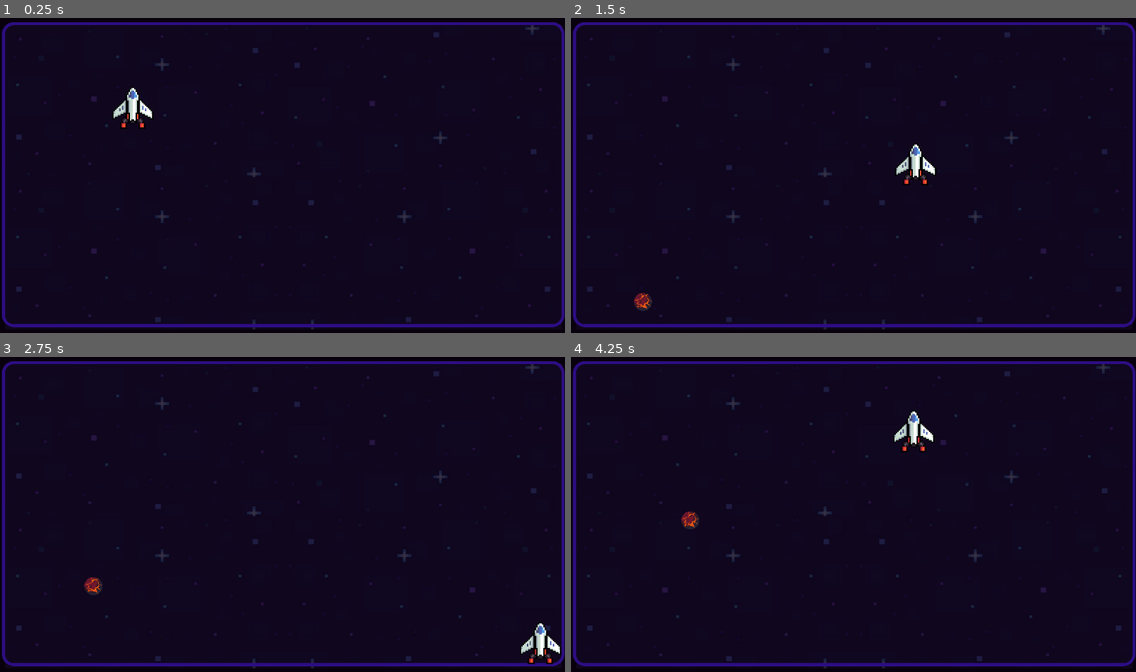
Above: before the commit, frames 1-4 (two rows, left to right).
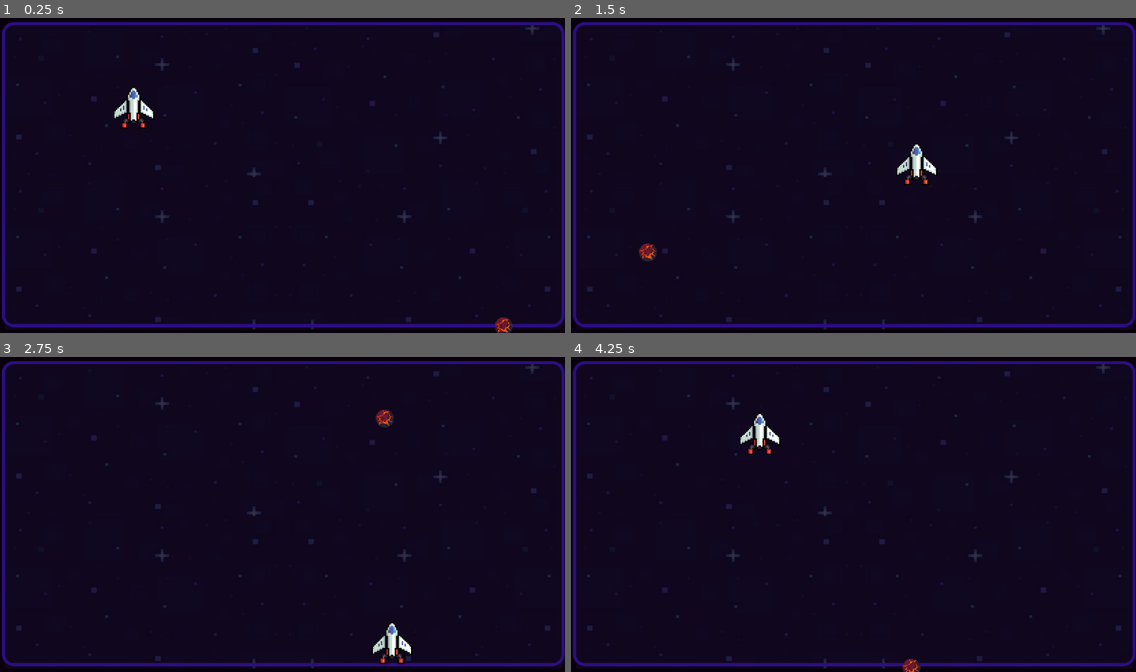
Above: after the commit, the same moments.

Repository: Guilherme-Abraao/ux-game
Game: Godot game, scene res://sapace.tscn
The game is run twice, just before and just after one commit, with the same random seed, the same clock (stepped at 60 frames per second) and the same inputs.
Inputs:
- Up to frame 1 (0.25 s): no input
- Up to frame 2 (1.5 s): hold Right (ui_right) 0.53-1.28 s; hold Down (ui_down) from 1.28 s (still down)
- Up to frame 3 (2.75 s): release Down (ui_down) at 2.03 s; hold Right (ui_right) from 2.03 s (still down)
- Up to frame 4 (4.25 s): release Right (ui_right) at 2.78 s; hold Up (ui_up) 2.78-3.53 s; hold Left (ui_left) from 3.53 s (still down)

The runs differ from the first frame. In frame 1, 0.4% of the frame differs, in the area x 19-91%, y 22-100%; in frame 2, 0.6%; in frame 3, 1.2%, in the area x 14-100%, y 16-98%; in frame 4, 1.2%.

Commit message:
alteracoes no comportamento do cometa

Diff:
--- a/cenas/Asteroid.tscn
+++ b/cenas/Asteroid.tscn
@@ -12,5 +12,7 @@
 texture = ExtResource("1_8sovw")
 script = ExtResource("2_3hpve")
 
-[node name="CollisionShape2D" type="CollisionShape2D" parent="."]
+[node name="Area2D" type="Area2D" parent="."]
+
+[node name="CollisionShape2D" type="CollisionShape2D" parent="Area2D"]
 shape = SubResource("CircleShape2D_hdwyw")
--- a/sapace.tscn
+++ b/sapace.tscn
@@ -27,6 +27,7 @@
 radius = 19.0
 
 [node name="Space" type="Node2D"]
+position = Vector2(2, 0)
 script = ExtResource("1_qmn13")
 
 [node name="nave" type="CharacterBody2D" parent="."]
@@ -44,32 +45,32 @@
 scale = Vector2(0.225989, 0.225988)
 texture = ExtResource("1_4rhmt")
 
-[node name="StaticBody2D" type="StaticBody2D" parent="."]
+[node name="ParedeBaixo" type="StaticBody2D" parent="."]
 position = Vector2(600, 667)
 
-[node name="CollisionShape2D" type="CollisionShape2D" parent="StaticBody2D"]
+[node name="CollisionShape2D" type="CollisionShape2D" parent="ParedeBaixo"]
 visible = false
 shape = SubResource("RectangleShape2D_27gqx")
 
-[node name="StaticBody2D2" type="StaticBody2D" parent="."]
+[node name="ParedeCima" type="StaticBody2D" parent="."]
 position = Vector2(599, 12)
 
-[node name="CollisionShape2D" type="CollisionShape2D" parent="StaticBody2D2"]
+[node name="CollisionShape2D" type="CollisionShape2D" parent="ParedeCima"]
 visible = false
 position = Vector2(-6, -1)
 shape = SubResource("RectangleShape2D_c4t2l")
 
-[node name="StaticBody2D3" type="StaticBody2D" parent="."]
+[node name="ParedeEsquerda" type="StaticBody2D" parent="."]
 position = Vector2(1, 364)
 
-[node name="CollisionShape2D" type="CollisionShape2D" parent="StaticBody2D3"]
+[node name="CollisionShape2D" type="CollisionShape2D" parent="ParedeEsquerda"]
 visible = false
 shape = SubResource("RectangleShape2D_rjoxg")
 
-[node name="StaticBody2D4" type="StaticBody2D" parent="."]
+[node name="ParedeDireita" type="StaticBody2D" parent="."]
 position = Vector2(1201, 338)
 
-[node name="CollisionShape2D" type="CollisionShape2D" parent="StaticBody2D4"]
+[node name="CollisionShape2D" type="CollisionShape2D" parent="ParedeDireita"]
 visible = false
 position = Vector2(1, 0)
 shape = SubResource("RectangleShape2D_jvfqx")
--- a/scenes/game_over.tscn
+++ b/scenes/game_over.tscn
@@ -5,6 +5,33 @@
 [ext_resource type="Theme" uid="uid://63yiam3bsfd8" path="res://btn_title_screen.tres" id="2_ff2v4"]
 
 [sub_resource type="StyleBoxEmpty" id="StyleBoxEmpty_rqa0a"]
+
+[sub_resource type="Animation" id="Animation_4nxus"]
+length = 0.001
+tracks/0/type = "value"
+tracks/0/imported = false
+tracks/0/enabled = true
+tracks/0/path = NodePath("ColorRect:modulate")
+tracks/0/interp = 1
+tracks/0/loop_wrap = true
+tracks/0/keys = {
+"times": PackedFloat32Array(0),
+"transitions": PackedFloat32Array(1),
+"update": 0,
+"values": [Color(1, 1, 1, 1)]
+}
+tracks/1/type = "value"
+tracks/1/imported = false
+tracks/1/enabled = true
+tracks/1/path = NodePath("VBoxContainer:modulate")
+tracks/1/interp = 1
+tracks/1/loop_wrap = true
+tracks/1/keys = {
+"times": PackedFloat32Array(0),
+"transitions": PackedFloat32Array(1),
+"update": 0,
+"values": [Color(1, 1, 1, 1)]
+}
 
 [sub_resource type="Animation" id="Animation_kgule"]
 resource_name = "fade_in"
@@ -31,33 +58,6 @@
 "transitions": PackedFloat32Array(1, 1),
 "update": 0,
 "values": [Color(1, 1, 1, 0), Color(1, 1, 1, 1)]
-}
-
-[sub_resource type="Animation" id="Animation_4nxus"]
-length = 0.001
-tracks/0/type = "value"
-tracks/0/imported = false
-tracks/0/enabled = true
-tracks/0/path = NodePath("ColorRect:modulate")
-tracks/0/interp = 1
-tracks/0/loop_wrap = true
-tracks/0/keys = {
-"times": PackedFloat32Array(0),
-"transitions": PackedFloat32Array(1),
-"update": 0,
-"values": [Color(1, 1, 1, 1)]
-}
-tracks/1/type = "value"
-tracks/1/imported = false
-tracks/1/enabled = true
-tracks/1/path = NodePath("VBoxContainer:modulate")
-tracks/1/interp = 1
-tracks/1/loop_wrap = true
-tracks/1/keys = {
-"times": PackedFloat32Array(0),
-"transitions": PackedFloat32Array(1),
-"update": 0,
-"values": [Color(1, 1, 1, 1)]
 }
 
 [sub_resource type="AnimationLibrary" id="AnimationLibrary_gy7h7"]
--- a/scripts/Asteroid.gd
+++ b/scripts/Asteroid.gd
@@ -1,27 +1,25 @@
 extends Node2D
 
-const SPEED = 100.0
+const SPEED = 600.0
 var velocity = Vector2.ZERO
 
-# Exporta a cena do asteroide para ser configurada no editor
 @export var asteroid_scene: PackedScene
 
 func _ready():
 	randomize()
+	spawn()
+
+func spawn():
 	# Definir uma velocidade aleatória
+	var viewport_size = get_viewport_rect().size
 	var angle = randf() * PI * 2
+
 	velocity = Vector2(cos(angle), sin(angle)) * SPEED
+	position = Vector2(randf_range(0, viewport_size.x), randf_range(0, viewport_size.y))
 
 func _physics_process(delta):
 	position += velocity * delta
 
 	# Verificar limites da tela e reposicionar se necessário
-	if position.x < 0:
-		position.x = get_viewport_rect().size.x
-	elif position.x > get_viewport_rect().size.x:
-		position.x = 0
-
-	if position.y < 0:
-		position.y = get_viewport_rect().size.y
-	elif position.y > get_viewport_rect().size.y:
-		position.y = 0
+	if position.x < 0 or position.x > get_viewport_rect().size.x or position.y < 0 or position.y > get_viewport_rect().size.y:
+		spawn()
--- a/scripts/space.gd
+++ b/scripts/space.gd
@@ -8,4 +8,4 @@
 
 # Called every frame. 'delta' is the elapsed time since the previous frame.
 func _process(delta):
-	pass
+	print("Posicao da nave: ", position)
